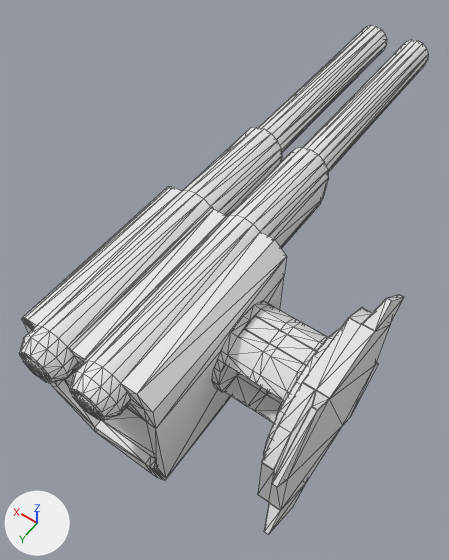
The FBX model Assets/Models/Weapons/shotgun.fbx, before and after one commit.
Rendered twice from a 50 mm lens placed at (-0.196, 0.562, 1.063), pointed at (0.312, -0.149, -0.055). The lights are fixed; the arrows at lower left show +X, +Y and +Z. Mesh edges are drawn as thin lines. Where no turn or scale is listed for an object, it has been applied to the vertices.

Names of what the first picture shows: 'gun mount', 'shotgun'.
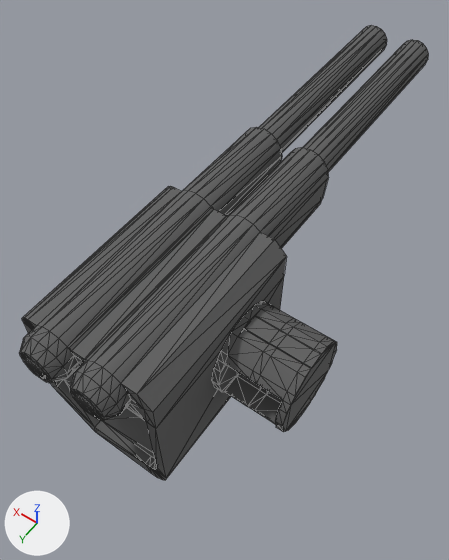
Changed parts and their boxes (x1, y1, x2, y2) in the pictures (449 x 560 px):
'gun mount', deleted
    before: (258, 295, 404, 535)
part 1 of me_cylinder_004, recoloured (white to grey)
    both: (19, 25, 429, 469)
part 2 of me_cylinder_004, recoloured
    both: (22, 190, 285, 480)
part 3 of me_cylinder_004, recoloured (white to grey)
    both: (30, 186, 286, 478)

What the commit changed:
Material 'Metal' (mat_metal) is new.
Its base color is (0.121, 0.121, 0.121) (dark grey #626262).
Its roughness is 1.0.
Material 'Metal.002' (mat_metal_002) is new.
Its base color is (0.121, 0.121, 0.121) (dark grey #626262).
Its roughness is 1.0.
me_cylinder_004 has 683 vertices, 1363 faces and spans x 0.003..0.463, y -0.949..0.316, z -0.2..0.178.
me_cylinder_004 is used by ob_shotgun; location (0.0, 0.0, 0.0).
me_cylinder_004 part 1: 1252 of the faces centred in x 0.003..0.453, y -0.949..0.316, z -0.191..0.176 switch from no material to mat_metal (dark grey #626262).
me_cylinder_004 part 2: 90 of the faces centred in x 0.163..0.463, y 0.124..0.26, z -0.2..0.162 switch from no material to mat_metal_002 (dark grey #626262).
me_cylinder_004 part 3: 19 of the faces centred in x 0.163..0.463, y -0.013, z -0.198..0.162 switch from no material to mat_metal_002 (dark grey #626262).
Object 'gun mount' (ob_gun_mount) is deleted.
